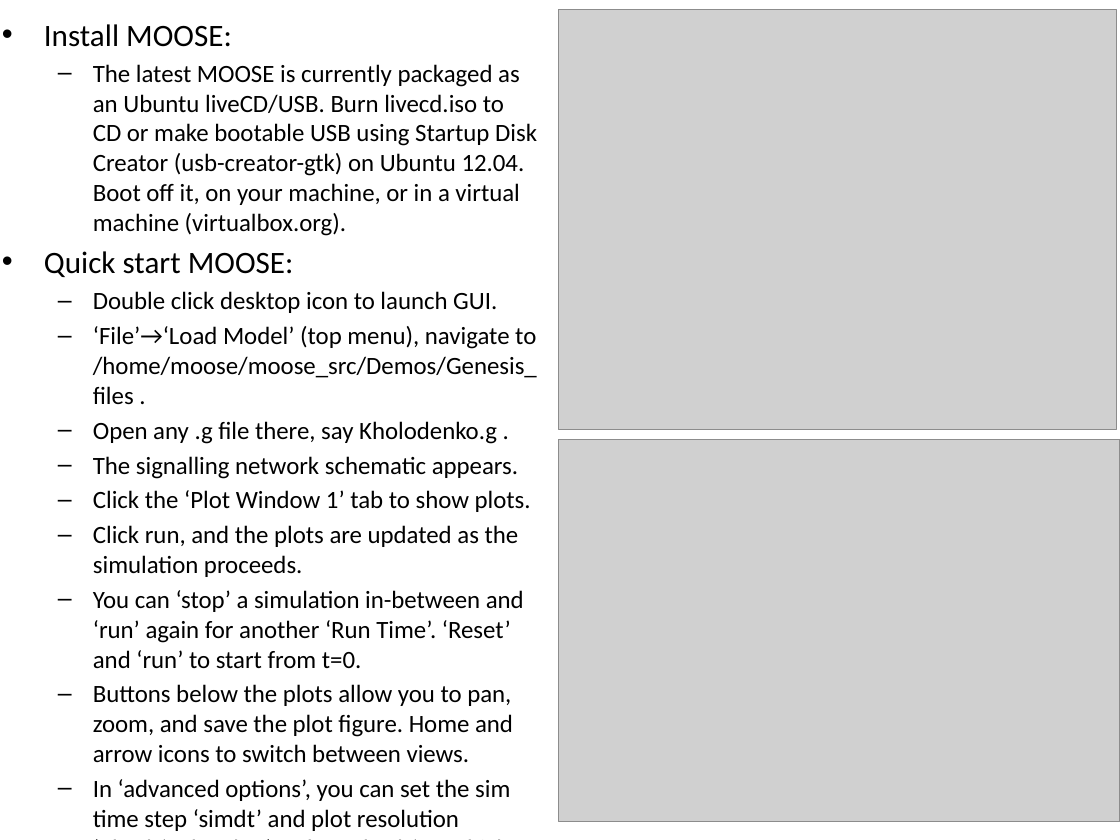
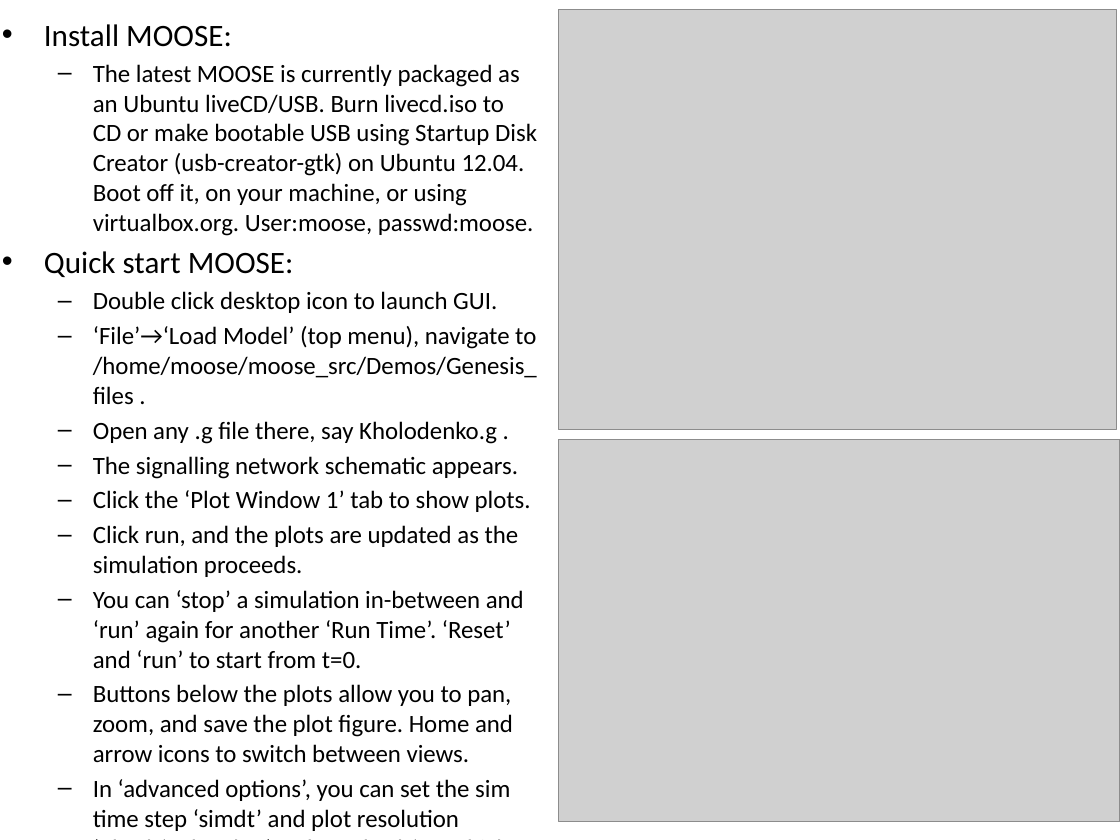
Before and after one commit to neurord/moose-old, a slide deck: slide 1 of Docs/MOOSE_GUI_guide.pptx. Drawn at 1120x840 pixels with LibreOffice and Linux fonts; fonts in the diff are those of the drawing; grey boxes stand for pictures. Boxes give left, top, right and bottom in pixels: in the first picture for what was removed or moved away, otherwise in the second. Text is boxed around its words. In the diff, an @@ line names an element or a change of style, - is before the commit and + after.

Commit message:
added username:moose password:moose in instructions for liveCD/usb to GUI guide

```diff
--- a/Docs/MOOSE_GUI_guide.pptx
+++ b/Docs/MOOSE_GUI_guide.pptx
@@ text at (93,64,537,236): text changed @@
-  – The latest MOOSE is currently packaged as an Ubuntu liveCD/USB. Burn livecd.iso to CD or make bootable USB using Startup Disk Creator (usb-creator-gtk) on Ubuntu 12.04. Boot off it, on your machine, or in a virtual machine (virtualbox.org).
+  – The latest MOOSE is currently packaged as an Ubuntu liveCD/USB. Burn livecd.iso to CD or make bootable USB using Startup Disk Creator (usb-creator-gtk) on Ubuntu 12.04. Boot off it, on your machine, or using virtualbox.org. User:moose, passwd:moose.
```
Also in this commit, not shown: 1 other file.
